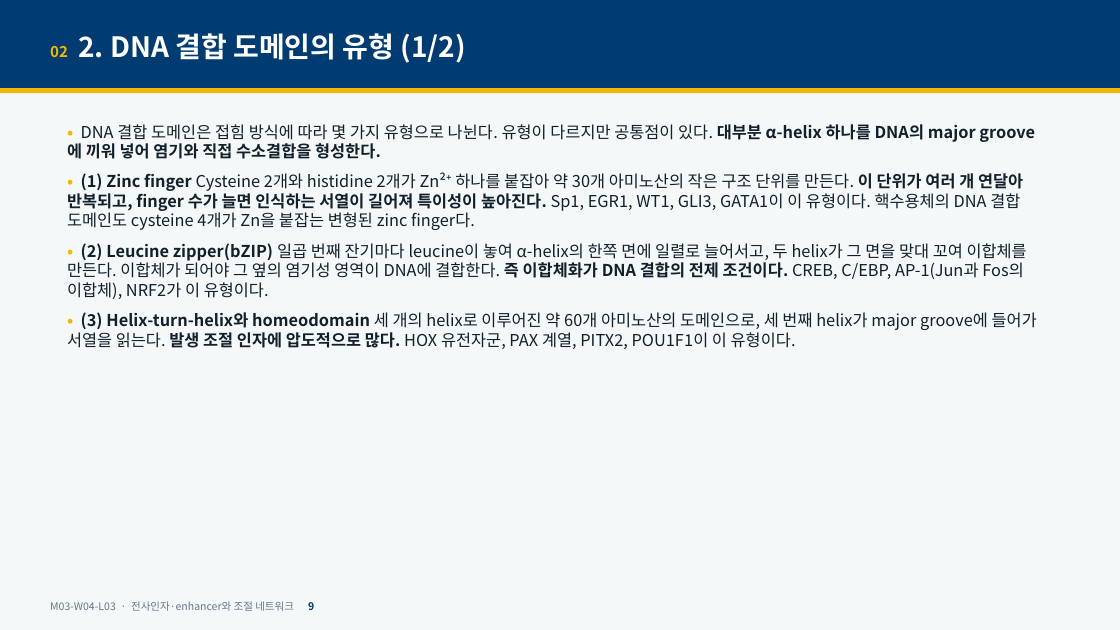
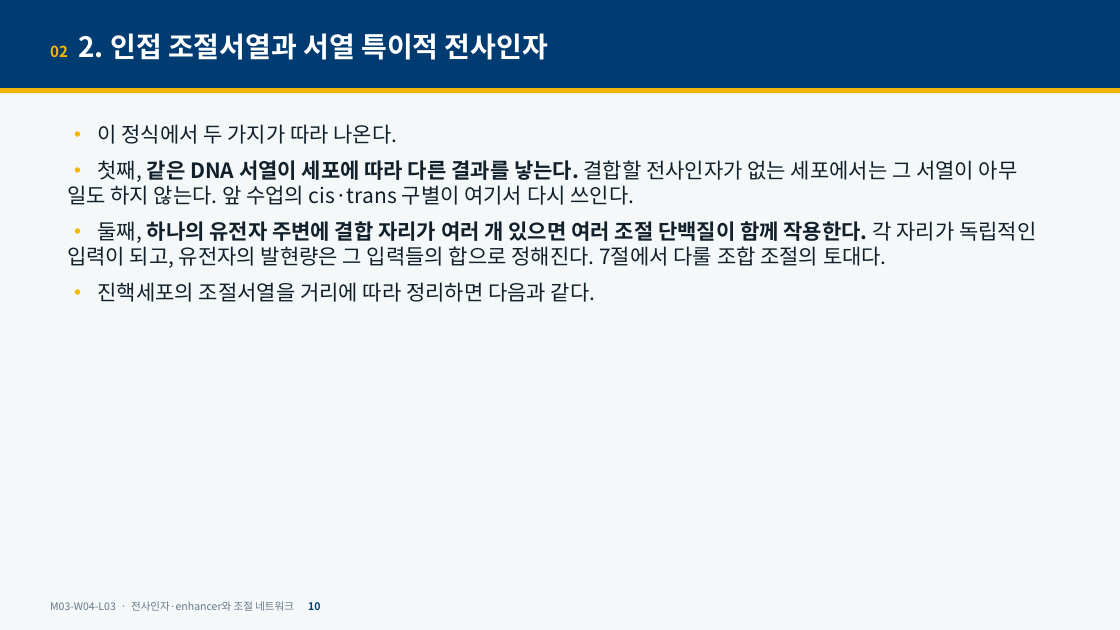
Before and after one commit to hoperiasd2/hoperiasd2.github.io, a slide deck: slide 10 of curriculum/M03/W04/L03/slides.pptx (slide 9 before the commit). Drawn at 1120x630 pixels with LibreOffice and Linux fonts; fonts in the diff are those of the drawing. Boxes give left, top, right and bottom in pixels: in the first picture for what was removed or moved away, otherwise in the second. Text is boxed around its words. In the diff, an @@ line names an element or a change of style, - is before the commit and + after.

```diff
--- a/curriculum/M03/W04/L03/slides.pptx
+++ b/curriculum/M03/W04/L03/slides.pptx
@@ text at bbox=[50, 33, 548, 60]: text changed @@
-02 2. DNA 결합 도메인의 유형 (1/2)
+02 2. 인접 조절서열과 서열 특이적 전사인자
@@ text at bbox=[67, 124, 1036, 302]: text changed; size 14 to 18 pt @@
-• DNA 결합 도메인은 접힘 방식에 따라 몇 가지 유형으로 나뉜다. 유형이 다르지만 공통점이 있다. 대부분 α-helix 하나를 DNA의 major groove에 끼워 넣어 염기와 직접 수소결합을 형성한다.
-• (1) Zinc finger Cysteine 2개와 histidine 2개가 Zn²⁺ 하나를 붙잡아 약 30개 아미노산의 작은 구조 단위를 만든다. 이 단위가 여러 개 연달아 반복되고, finger 수가 늘면 인식하는 서열이 길어져 특이성이 높아진다. Sp1, EGR1, WT1, GLI3, GATA1이 이 유형이다. 핵수용체의 DNA 결합 도메인도 cysteine 4개가 Zn을 붙잡는 변형된 zinc finger다.
-• (2) Leucine zipper(bZIP) 일곱 번째 잔기마다 leucine이 놓여 α-helix의 한쪽 면에 일렬로 늘어서고, 두 helix가 그 면을 맞대 꼬여 이합체를 만든다. 이합체가 되어야 그 옆의 염기성 영역이 DNA에 결합한다. 즉 이합체화가 DNA 결합의 전제 조건이다. CREB, C/EBP, AP-1(Jun과 Fos의 이합체), NRF2가 이 유형이다.
-• (3) Helix-turn-helix와 homeodomain 세 개의 helix로 이루어진 약 60개 아미노산의 도메인으로, 세 번째 helix가 major groove에 들어가 서열을 읽는다. 발생 조절 인자에 압도적으로 많다. HOX 유전자군, PAX 계열, PITX2, POU1F1이 이 유형이다.
+• 이 정식에서 두 가지가 따라 나온다.
+• 첫째, 같은 DNA 서열이 세포에 따라 다른 결과를 낳는다. 결합할 전사인자가 없는 세포에서는 그 서열이 아무 일도 하지 않는다. 앞 수업의 cis·trans 구별이 여기서 다시 쓰인다.
+• 둘째, 하나의 유전자 주변에 결합 자리가 여러 개 있으면 여러 조절 단백질이 함께 작용한다. 각 자리가 독립적인 입력이 되고, 유전자의 발현량은 그 입력들의 합으로 정해진다. 7절에서 다룰 조합 조절의 토대다.
+• 진핵세포의 조절서열을 거리에 따라 정리하면 다음과 같다.
@@ text at bbox=[50, 601, 320, 611]: text changed @@
-M03-W04-L03 · 전사인자·enhancer와 조절 네트워크 9
+M03-W04-L03 · 전사인자·enhancer와 조절 네트워크 10
```
Also in this commit, not shown: 38 other slides changed, 12 slides added, 5 slides removed, 17 other files.
